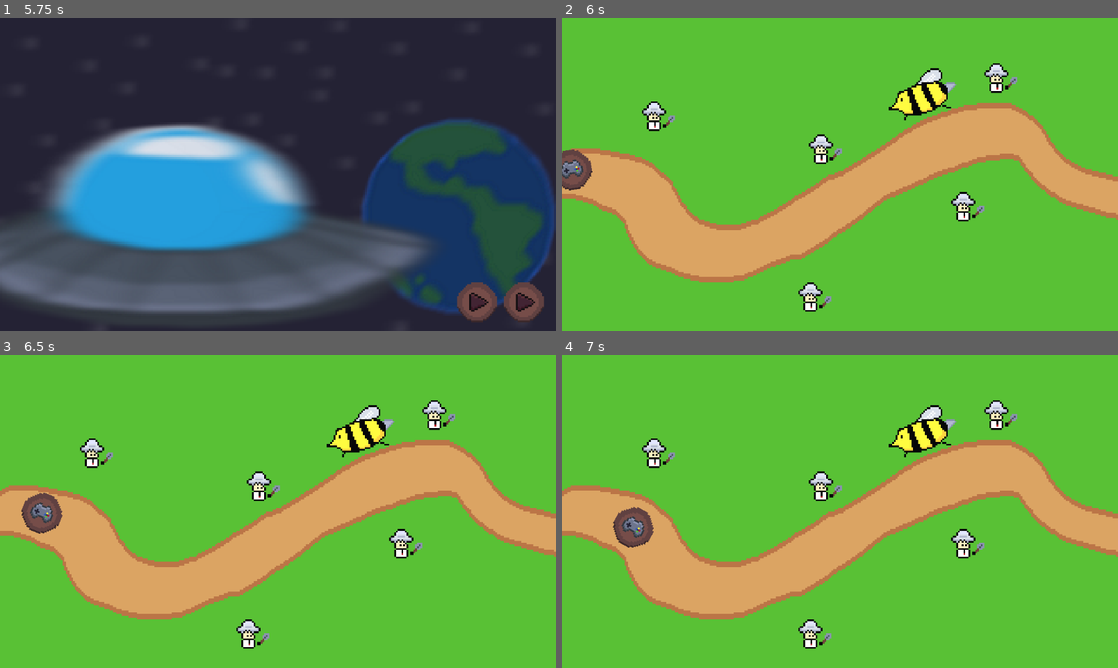
Above: before the commit, frames 1-4 (two rows, left to right).
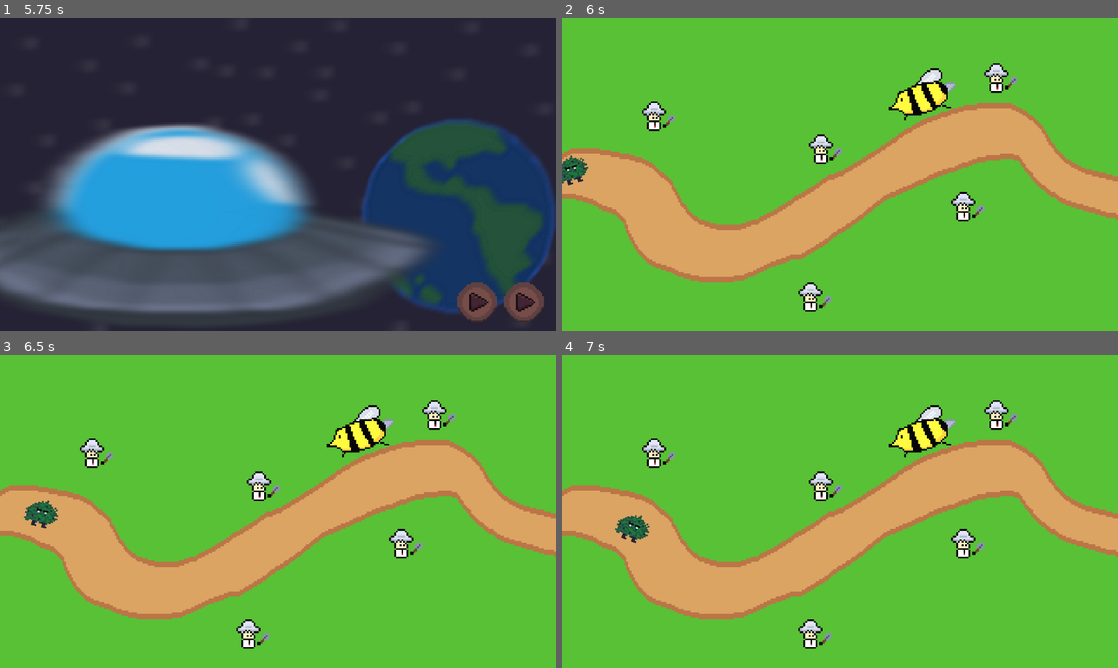
Above: after the commit, the same moments.

Repository: WilliamPickle/Aegis-of-Evergreen
Game: Godot game, scene res://scenes/current_scene.tscn
The game is run twice, just before and just after one commit, with the same random seed, the same clock (stepped at 60 frames per second) and the same inputs.
Inputs (mouse positions are in pixels of both pictures, inside the frame that each line leads up to):
- Up to frame 1 (5.75 s): click (278, 174) at 0.5 s; click "Play" at 1.25 s; tap Enter at 2, 4.25 s; move the mouse to (400, 158) at 2.02 s; tap Space at 2.75, 5 s; move the mouse to (166, 190) at 2.77 s; click (522, 302) at 3.5 s; move the mouse to (333, 105) at 4.27 s; move the mouse to (250, 237) at 5.02 s
- Up to frame 2 (6 s): click (1084, 302) at 5.75 s
- Up to frame 3 (6.5 s): no input
- Up to frame 4 (7 s): move the mouse to (1006, 558) at 6.52 s

Frame 1 is identical in both runs. In frame 2, 0.6% of the frame differs, in the area x 0-6%, y 42-56%; in frame 3, 0.7%, in the area x 3-12%, y 44-58%; in frame 4, 0.7%.

Commit message:
added bush

Diff:
--- a/scenes/level_1.tscn
+++ b/scenes/level_1.tscn
@@ -1,8 +1,8 @@
 [gd_scene load_steps=5 format=3 uid="uid://l3i6h5io4w4n"]
 
 [ext_resource type="Texture2D" uid="uid://drt6mbt63iff6" path="res://assets/sprites/test sprites/scuffed_test_1.png" id="1_014kd"]
-[ext_resource type="Texture2D" uid="uid://canoaxyd12w3e" path="res://assets/sprites/icons and buttons/control_button_cropped.png" id="2_bswci"]
 [ext_resource type="Script" uid="uid://dynncta8kwk3u" path="res://scripts/TestPathScript.gd" id="2_rus8k"]
+[ext_resource type="Texture2D" uid="uid://c8d7p3u0aaymk" path="res://assets/sprites/enemies/bush_v1.png" id="3_rus8k"]
 
 [sub_resource type="Curve2D" id="Curve2D_014kd"]
 _data = {
@@ -27,4 +27,6 @@
 script = ExtResource("2_rus8k")
 
 [node name="Sprite2D" type="Sprite2D" parent="Path2D/PathFollow2D"]
-texture = ExtResource("2_bswci")
+rotation = -0.138274
+texture = ExtResource("3_rus8k")
+flip_h = true
Binary file added: assets/sprites/enemies/bush_v1.png
Not shown, added: assets/sprites/enemies/bush_v1.png.import
